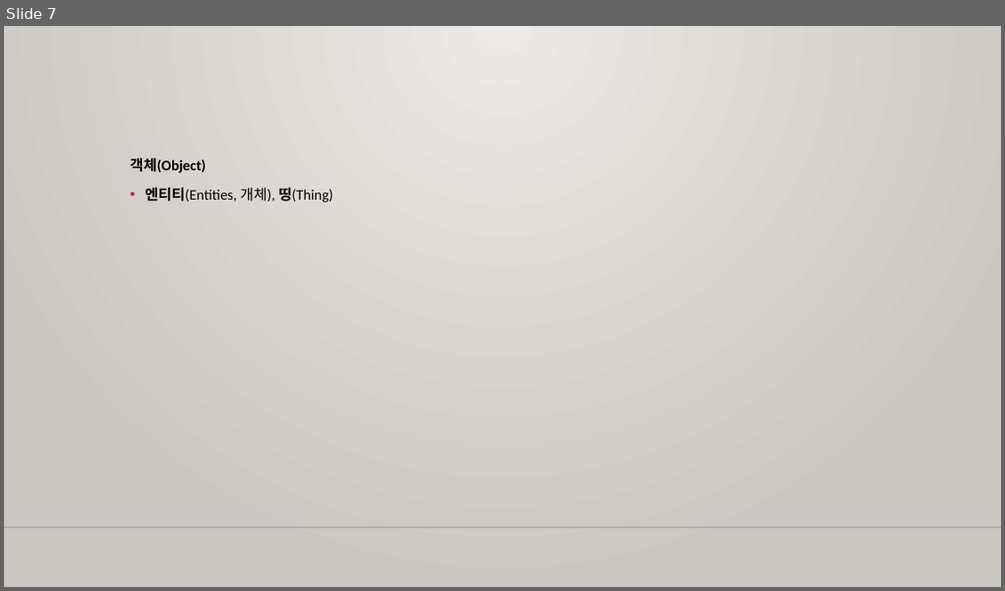
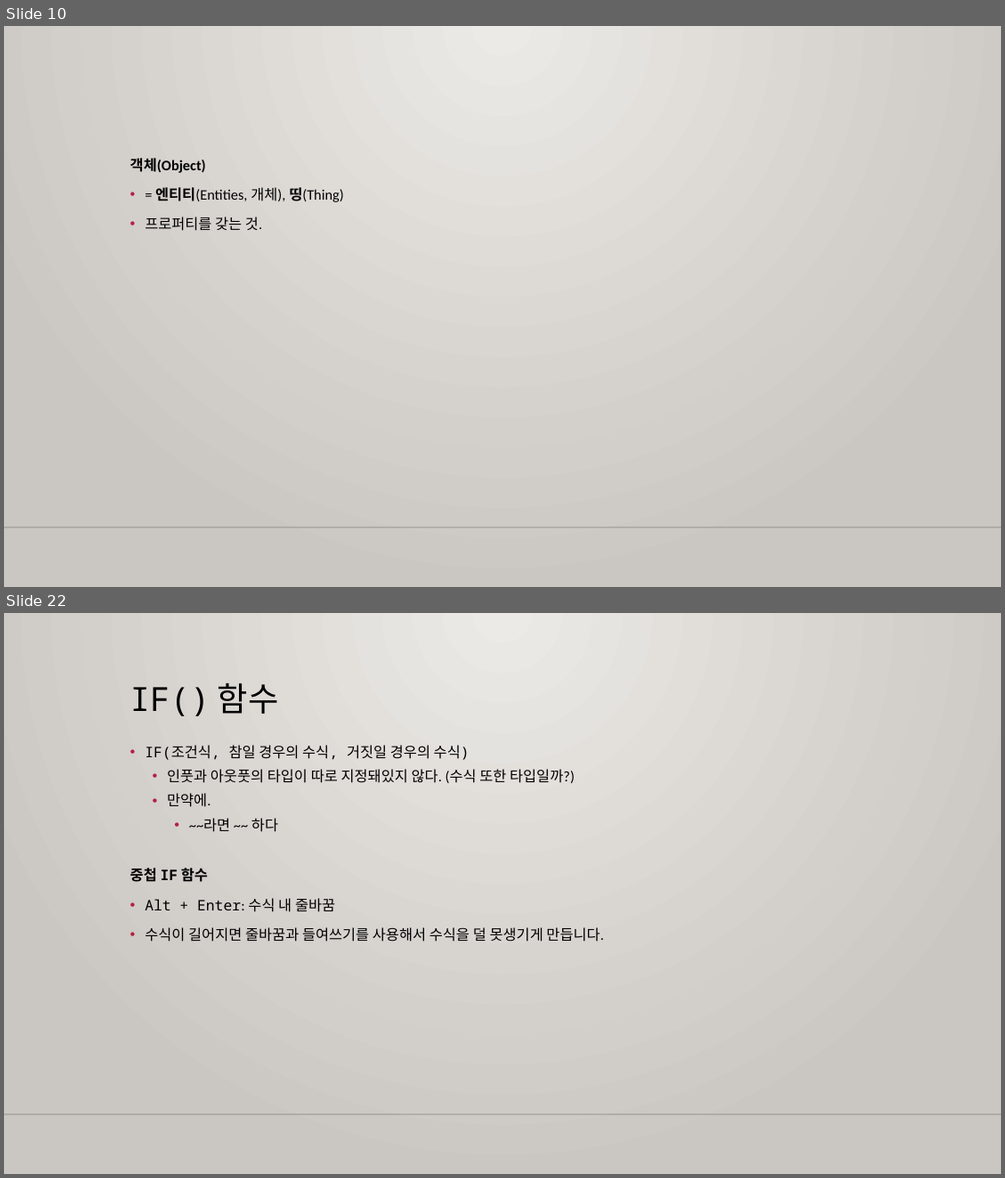
Before and after one commit to m00nlygreat/obsidian-vault, a slide deck: 노코드 엔지니어링/구글 시트로 데이터 관리하기.pptx. Shown one above the other, each under a label of ours: slide 7 before the commit, slides 10 and 22 after it; the slides between them are not shown. The pictures are 1005x591 and 1005x1178 pixels, drawn with LibreOffice and Linux fonts; fonts in the diff are those of the drawing; background and template pictures are left out. Boxes give left, top, right and bottom in pixels: in the first picture for what was removed or moved away, otherwise in the second. Text is boxed around its words. In the diff, an @@ line names an element or a change of style, - is before the commit and + after.

```diff
--- a/노코드 엔지니어링/구글 시트로 데이터 관리하기.pptx
+++ b/노코드 엔지니어링/구글 시트로 데이터 관리하기.pptx
@@ slide 22 added at [4,613,1001,1174], background gradient #ECEAE7 to #CAC7C1; not listed: 1 template element that a slide beside it also shows @@
@@ title added at [130,683,279,716], 32 pt, text #000000 @@
+IF() 함수
@@ text added at [130,745,603,941], 14 pt, text #000000 @@
+• IF(조건식, 참일 경우의 수식, 거짓일 경우의 수식)
+  • 인풋과 아웃풋의 타입이 따로 지정돼있지 않다. (수식 또한 타입일까?)
+  • 만약에.
+    • ~~라면 ~~ 하다
+중첩 IF 함수
+• Alt + Enter: 수식 내 줄바꿈
+• 수식이 길어지면 줄바꿈과 들여쓰기를 사용해서 수식을 덜 못생기게 만듭니다.
@@ what was slide 7 is now slide 10 @@
@@ slide 10 changed as well @@
@@ text at [145,187,344,231]: text changed @@
-• 엔티티(Entities, 개체), 띵(Thing)
+• = 엔티티(Entities, 개체), 띵(Thing)
+• 프로퍼티를 갖는 것.
```
Also in this commit, not shown: 2 other slides changed, 15 other slides added, 2 other files.
